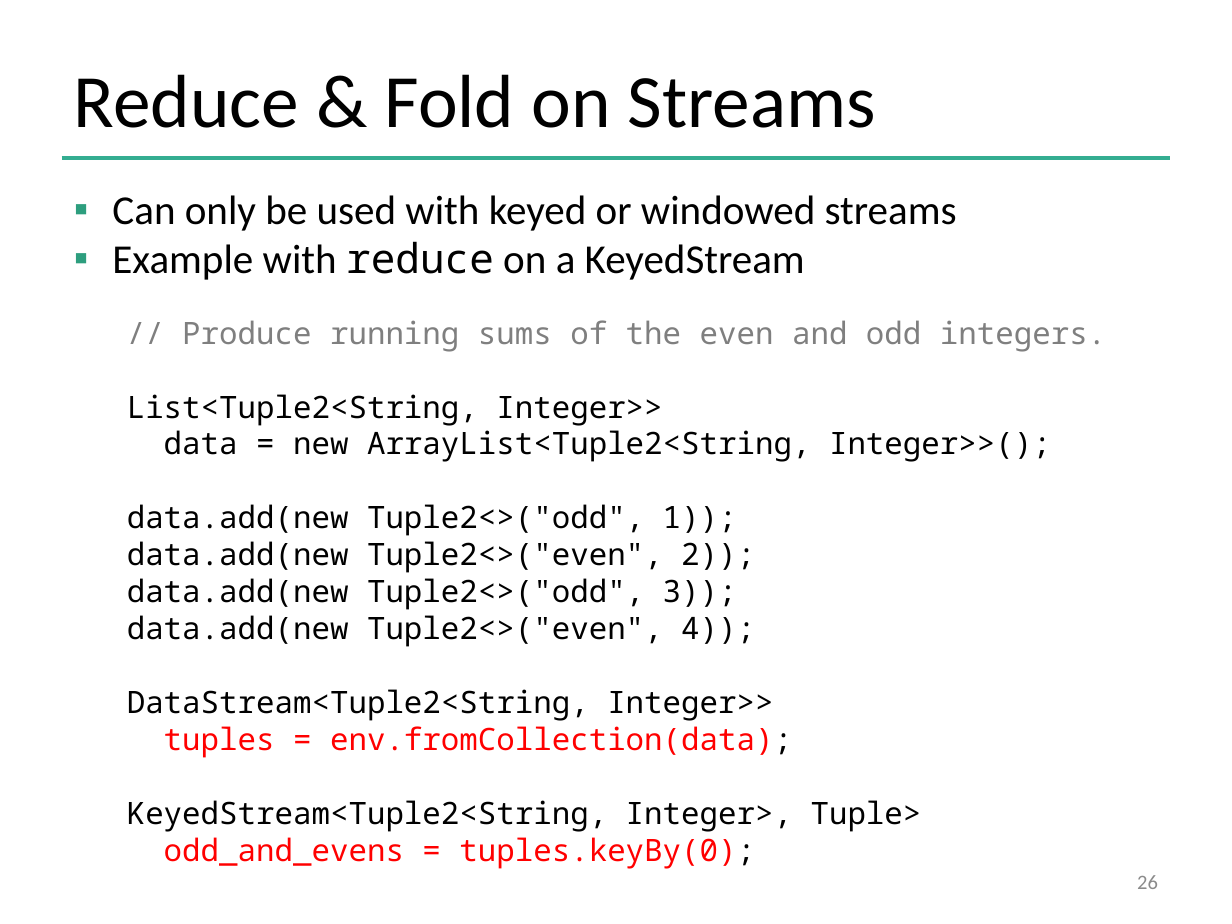
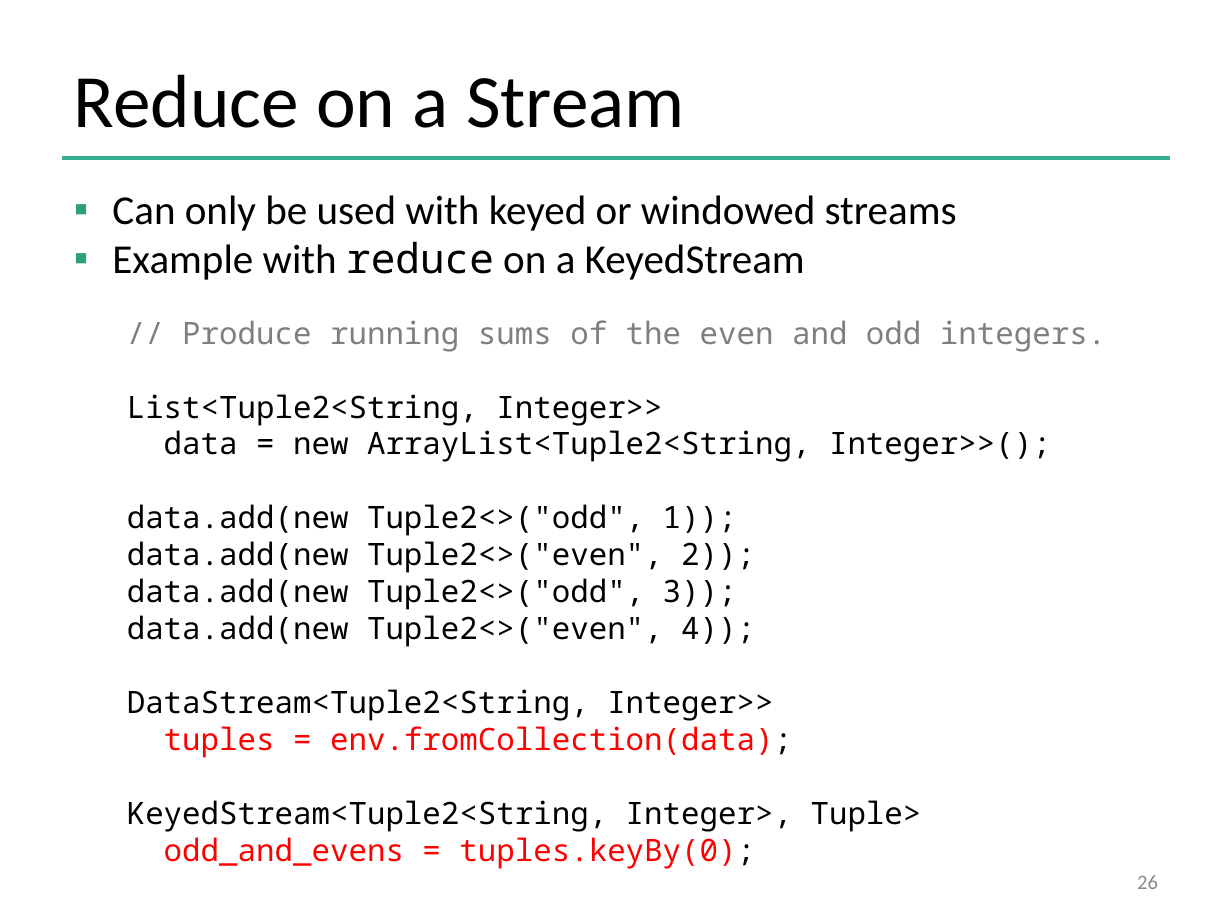
Before and after one commit to dataArtisans/flink-training-web, a slide deck: slide 26 of slides/flink_stream_basics.pptx. Drawn at 1232x924 pixels with LibreOffice and Linux fonts; fonts in the diff are those of the drawing; background and template pictures are left out. Boxes give left, top, right and bottom in pixels: in the first picture for what was removed or moved away, otherwise in the second. Text is boxed around its words. In the diff, an @@ line names an element or a change of style, - is before the commit and + after.

```diff
--- a/slides/flink_stream_basics.pptx
+++ b/slides/flink_stream_basics.pptx
@@ text at (74, 74, 685, 128): text changed @@
-Reduce & Fold on Streams
+Reduce on a Stream
```
Also in this commit, not shown: 5 other slides changed, 1 slide added, 1 slide removed, 10 other files.
